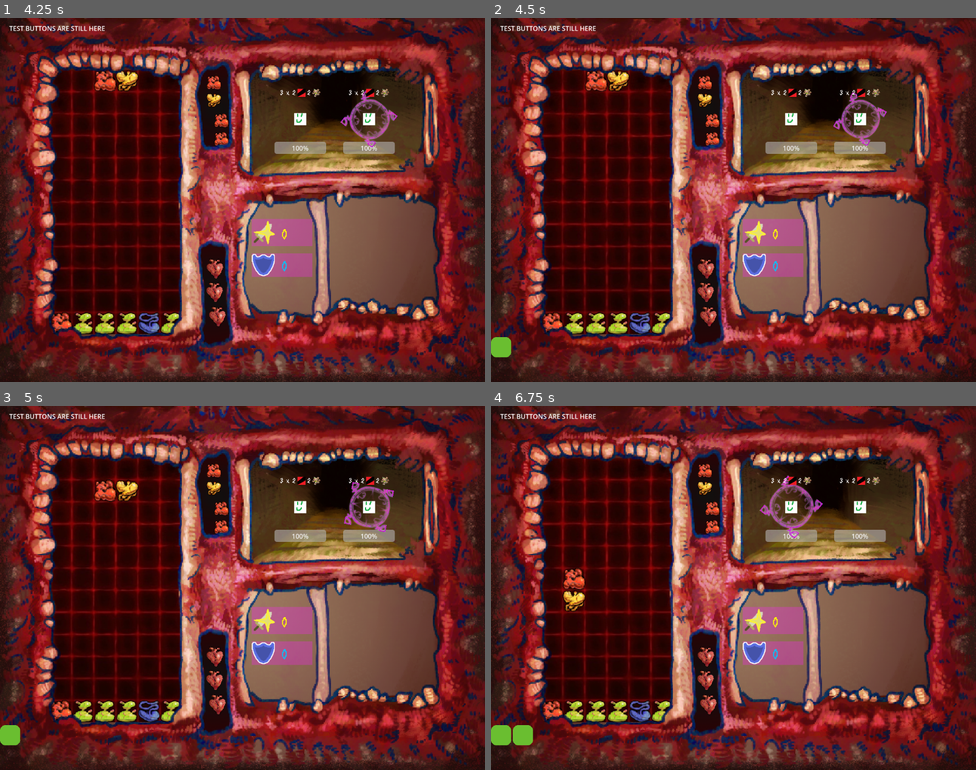
Above: before the commit, frames 1-4 (two rows, left to right).
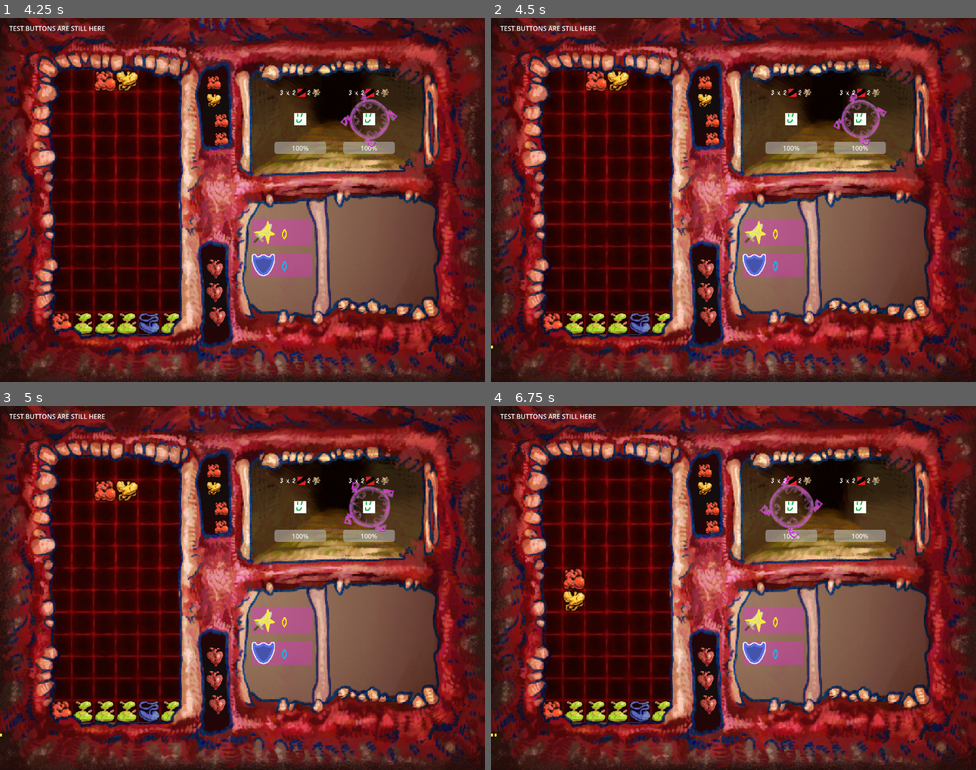
Above: after the commit, the same moments.

Repository: MarGamaDev/PuyoPuyoLike
Game: Godot game, scene res://Scenes/main_menu.tscn
The game is run twice, just before and just after one commit, with the same random seed, the same clock (stepped at 60 frames per second) and the same inputs. The engine's default icon, where the game draws it, is replaced by a stand-in: a white triangle on a blue panel in a dark square.
Inputs (mouse positions are in pixels of both pictures, inside the frame that each line leads up to):
- Up to frame 1 (4.25 s): tap Enter at 0.5 s; move the mouse to (349, 181) at 0.52 s; hold D (puyo_right) 0.53-1.28 s; tap 1 (TESTING_player_spawn) at 0.6 s; move the mouse to (145, 218) at 1.27 s; hold S (puyo_down) 1.28-2 s; tap J (puyo_rotate) at 1.35 s; click "Start" at 2 s; click "I know how to play! let me pl…" at 2.75 s; move the mouse to (291, 119) at 3.52 s; hold D (puyo_right) from 3.53 s (still down); tap Shift (switch_target) at 3.6 s
- Up to frame 2 (4.5 s): keep holding D (puyo_right); move the mouse to (709, 272) at 4.27 s; tap 1 (TESTING_player_spawn) at 4.35 s
- Up to frame 3 (5 s): keep holding D (puyo_right)
- Up to frame 4 (6.75 s): move the mouse to (879, 642) at 5.02 s; release D (puyo_right) at 5.03 s; hold A (puyo_left) 5.03-6.53 s; tap J (puyo_rotate) at 5.1 s; move the mouse to (588, 533) at 5.77 s; tap Shift (switch_target) at 5.85 s; move the mouse to (757, 588) at 6.52 s; hold S (puyo_down) from 6.53 s (still down); tap 1 (TESTING_player_spawn) at 6.6 s

Frame 1 is identical in both runs. In frame 2, 0.2% of the frame differs, in the area x 0-5%, y 87-94%; in frame 3, 0.2%; in frame 4, 0.5%, in the area x 0-9%, y 87-94%.

Commit message:
yellow direct buff added

Diff:
--- /dev/null
+++ b/Resources/RelicData/direct_yellow_buff.tres
@@ -0,0 +1,13 @@
+[gd_resource type="Resource" script_class="RelicData" load_steps=3 format=3 uid="uid://d25fifgmqa3e1"]
+
+[ext_resource type="Script" uid="uid://dfyomjxsahuhw" path="res://Scripts/Relics/System/relic_data.gd" id="1_p1ygr"]
+[ext_resource type="Texture2D" uid="uid://p8k488huy4of" path="res://Placeholder Art/pop_effect.png" id="2_wejel"]
+
+[resource]
+script = ExtResource("1_p1ygr")
+sprite = ExtResource("2_wejel")
+name = "test yellow counter buff"
+description = "yellow counter buff"
+flavor_text = "aaaaaaaa"
+file_path = "res://Scenes/Relics/Variants/direct_yellow_buff.tscn"
+metadata/_custom_type_script = "uid://dfyomjxsahuhw"
--- a/Scenes/Relics/System/relic_manager.tscn
+++ b/Scenes/Relics/System/relic_manager.tscn
@@ -1,7 +1,7 @@
 [gd_scene load_steps=3 format=3 uid="uid://dpkr5l8qrkrou"]
 
 [ext_resource type="Script" uid="uid://blivfty8f8ys0" path="res://Scripts/Relics/System/relic_manager.gd" id="1_gn62w"]
-[ext_resource type="Resource" uid="uid://oxanirh0uyts" path="res://Resources/RelicData/green_direct_buff.tres" id="2_lb2x8"]
+[ext_resource type="Resource" uid="uid://d25fifgmqa3e1" path="res://Resources/RelicData/direct_yellow_buff.tres" id="2_lb2x8"]
 
 [node name="RelicManager" type="Node2D"]
 script = ExtResource("1_gn62w")
--- /dev/null
+++ b/Scenes/Relics/Variants/direct_yellow_buff.tscn
@@ -0,0 +1,9 @@
+[gd_scene load_steps=3 format=3 uid="uid://do5ryn3nb6ax4"]
+
+[ext_resource type="Script" uid="uid://cuwhoeey2nths" path="res://Scripts/Relics/Variants/direct_yellow_buff.gd" id="1_b2dek"]
+[ext_resource type="Resource" uid="uid://d25fifgmqa3e1" path="res://Resources/RelicData/direct_yellow_buff.tres" id="2_xrjud"]
+
+[node name="DirectYellowBuff" type="Node"]
+script = ExtResource("1_b2dek")
+relic_data = ExtResource("2_xrjud")
+metadata/_custom_type_script = "uid://bn2jxby1kth4g"
--- a/Scenes/combat.tscn
+++ b/Scenes/combat.tscn
@@ -26,6 +26,7 @@
 [ext_resource type="PackedScene" uid="uid://bu3friywynij8" path="res://Scenes/animations and audio stuff/polyphonic_audio_player.tscn" id="19_ley77"]
 [ext_resource type="Resource" uid="uid://bdhafmfgutg4q" path="res://Resources/AudioLibraries/music_library.tres" id="20_tmuf1"]
 [ext_resource type="PackedScene" uid="uid://c2aqaph0fpnb1" path="res://Scenes/pause_manager.tscn" id="21_5kjvk"]
+[ext_resource type="AudioStream" uid="uid://dr6ge7216dayb" path="res://Audio/Music/PuyoPuyoTheme_1.mp3" id="26_2n3pb"]
 
 [node name="Combat" type="Node2D"]
 script = ExtResource("1_4ln8h")
@@ -146,6 +147,9 @@
 [node name="MusicPlayer" parent="SoundManager" instance=ExtResource("19_ley77")]
 audio_library = ExtResource("20_tmuf1")
 
+[node name="AudioStreamPlayer" type="AudioStreamPlayer" parent="SoundManager"]
+stream = ExtResource("26_2n3pb")
+
 [node name="PauseManager" parent="." node_paths=PackedStringArray("spell_manager") instance=ExtResource("21_5kjvk")]
 spell_manager = NodePath("../SpellManager")
 
--- a/Scripts/Combat/player.gd
+++ b/Scripts/Combat/player.gd
@@ -19,6 +19,7 @@
 var counter : int = 0
 
 var counter_buff : int = 1
+var counter_relic_buff : int = 1
 
 func _ready():
 	on_set_life_to.emit(lives)
@@ -46,7 +47,7 @@
 
 func handle_damage(damage: int) -> int:
 	if damage <= counter:
-		on_counter_triggered.emit(counter * counter_buff)
+		on_counter_triggered.emit(counter * counter_buff * counter_relic_buff)
 		counter_buff = 1
 		counter = 0
 		on_counter_change.emit(counter)
@@ -76,3 +77,6 @@
 
 func increase_counter_buff(new_buff : int) -> void:
 	counter_buff += new_buff
+
+func add_relic_counter_buff(new_buff : int) -> void:
+	counter_relic_buff = new_buff
--- /dev/null
+++ b/Scripts/Relics/Variants/direct_yellow_buff.gd
@@ -0,0 +1,10 @@
+extends BaseRelic
+
+signal add_relic_counter_buff(new_buff : int)
+
+@export var counter_buff : int
+
+func initialize():
+	super()
+	add_relic_counter_buff.connect(player.add_relic_counter_buff)
+	add_relic_counter_buff.emit(2)
--- a/Scripts/audio/sound_manager.gd
+++ b/Scripts/audio/sound_manager.gd
@@ -3,4 +3,5 @@
 @onready var music_player : PolyphonicAudioPlayer = $MusicPlayer
 
 func _ready():
-	music_player.play_sound_effect_from_library("PuyoPuyoTheme_1")
+	#music_player.play_sound_effect_from_library("PuyoPuyoTheme_1")
+	$AudioStreamPlayer.play()
Not shown: 1 places in Scenes/combat.tscn that only renumber resources
Not shown, added: Scripts/Relics/Variants/direct_yellow_buff.gd.uid
Not shown, changed: export_presets.cfg
